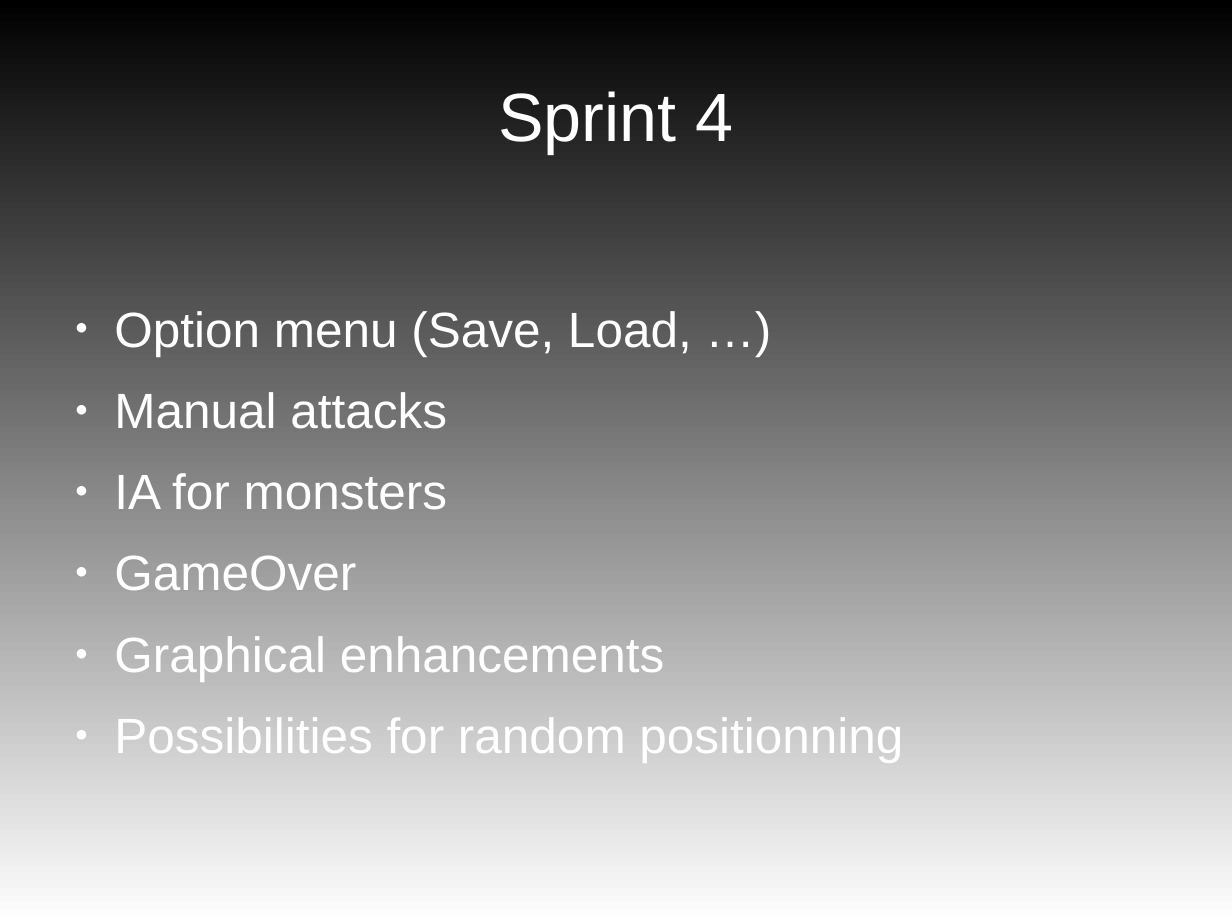
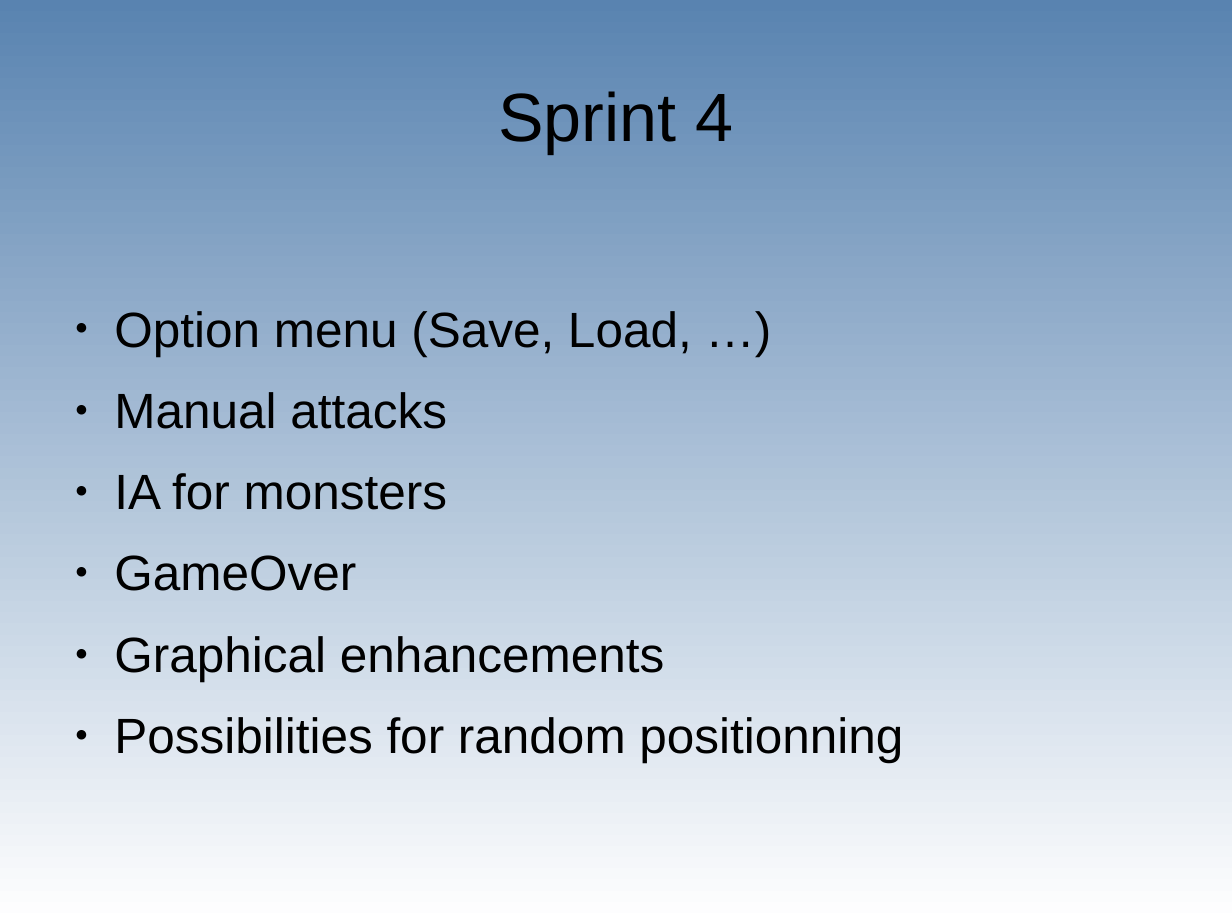
Before and after one commit to lukyky414/ACL2018_LAN-SCH, a slide deck: slide 9 of annexe/Presentation.odp. Drawn at 1232x924 pixels with LibreOffice and Linux fonts; fonts in the diff are those of the drawing. Boxes give left, top, right and bottom in pixels: in the first picture for what was removed or moved away, otherwise in the second. Text is boxed around its words. In the diff, an @@ line names an element or a change of style, - is before the commit and + after.

```diff
--- a/annexe/Presentation.odp
+++ b/annexe/Presentation.odp
@@ background gradient #000000 to #FFFFFF to gradient #5983B0 to #FFFFFF @@
@@ title "Sprint 4" at (x1=498, y1=91, x2=733, y2=153): text colour #FFFFFF to #000000 @@
@@ text "Option menu (Save, Load, …)" at (x1=114, y1=311, x2=903, y2=763): text colour #FFFFFF to #000000; bullet colour #FFFFFF to #000000 @@
```
Also in this commit, not shown: 8 other slides changed, 1 slide added, 1 slide removed, 1 other file.
